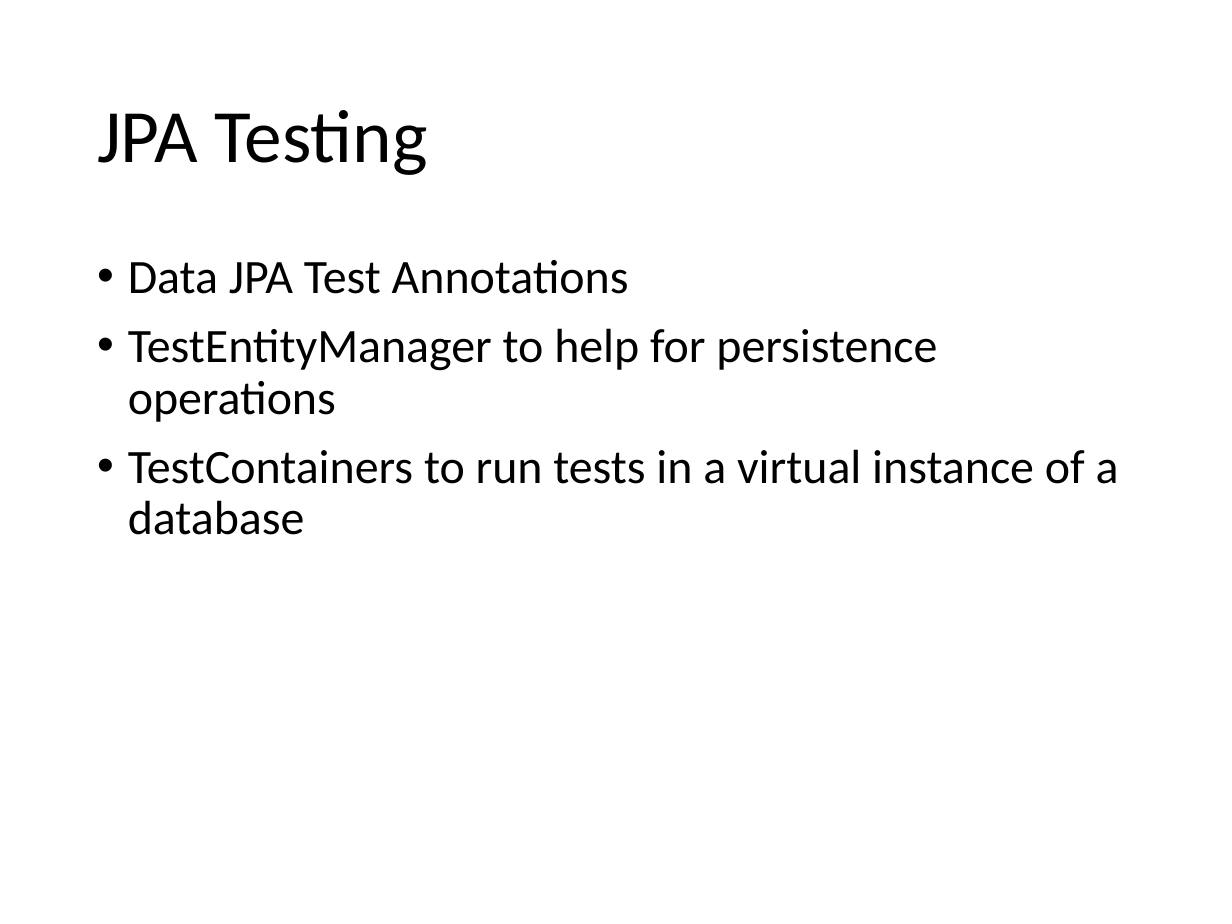
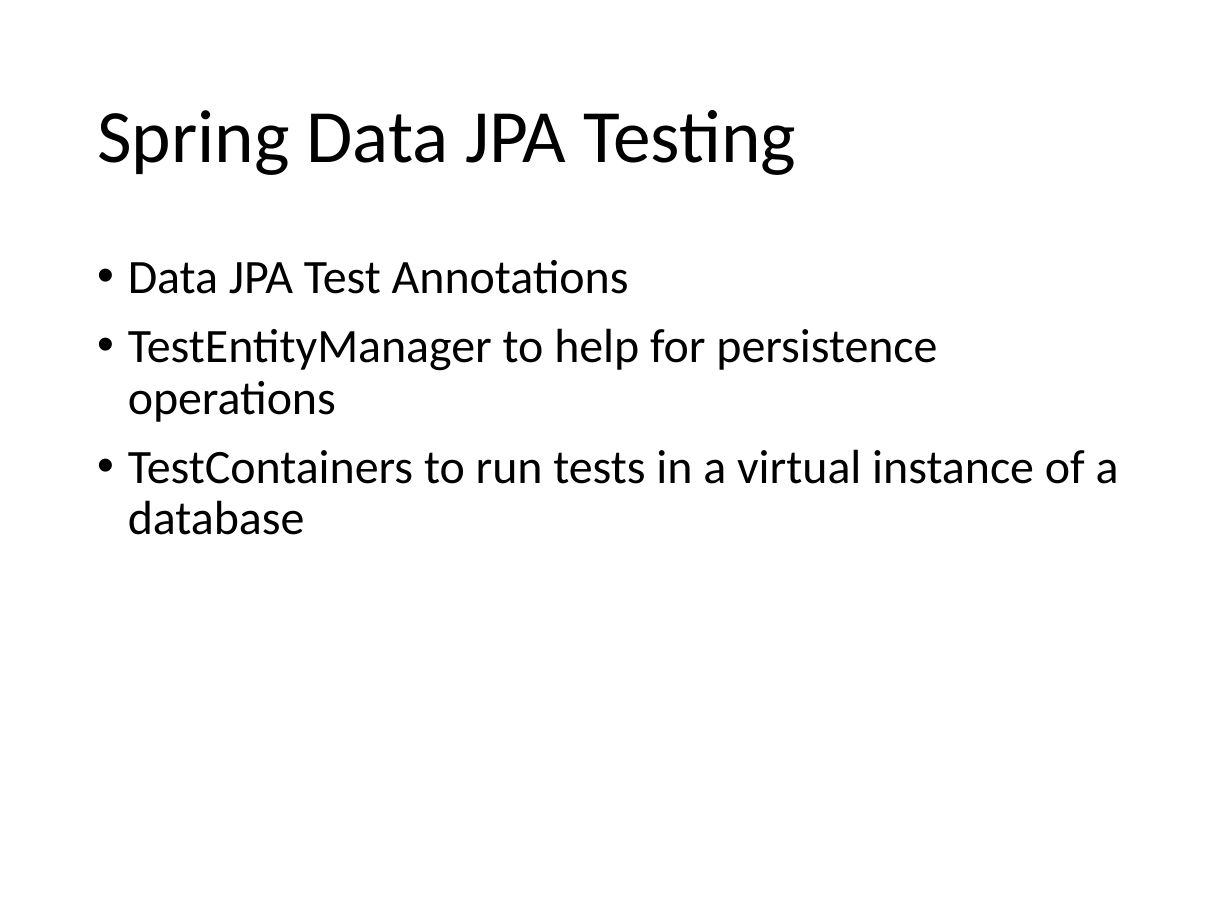
Before and after one commit to Paso198/Gamified-Marketing-Application, a slide deck: slide 38 of Design.pptx. Drawn at 1232x924 pixels with LibreOffice and Linux fonts; fonts in the diff are those of the drawing. Boxes give left, top, right and bottom in pixels: in the first picture for what was removed or moved away, otherwise in the second. Text is boxed around its words. In the diff, an @@ line names an element or a change of style, - is before the commit and + after.

```diff
--- a/Design.pptx
+++ b/Design.pptx
@@ title at [97, 110, 796, 175]: text changed @@
-JPA Testing
+Spring Data JPA Testing
```
Also in this commit, not shown: 8 other slides changed, 1 slide added, 1 other file.
